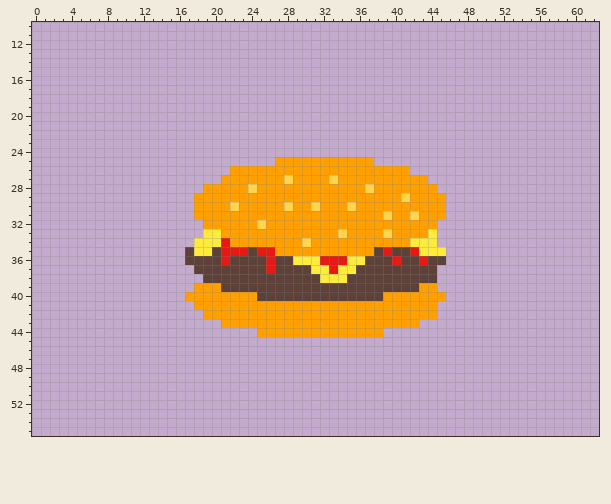
File history of a pixel-art file, Sprite Source Files/Objects/Brown_Cheeseburger_x64.ase. Above is the file before it was changed.
64x64 pixels, 1 frame. Shown: x 0..62, y 10..55.
The same view after the edit:
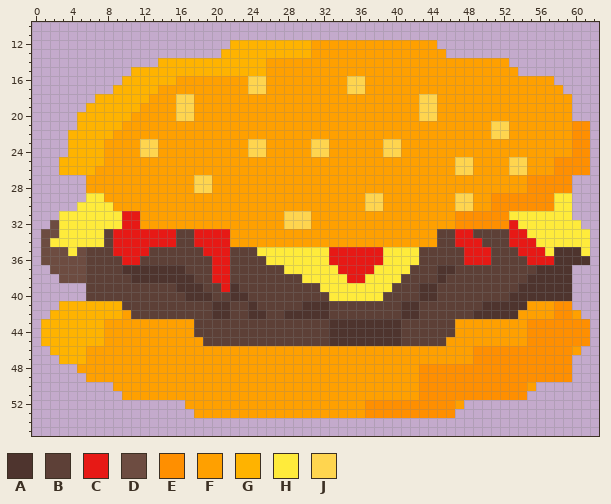
Palette (. is transparent): A #4e342e  B #5d4037  C #e71915  D #6d4c41  E #ff8f00  F #ffa000  G #ffb300  H #ffeb3b  J #ffd54f
The exact change:
y 12: x 22..44 ....................... -> GGGGGGGGGFFFFFFFFFFFFFF
y 13: x 21..45 ......................... -> GGGGGGGGGGFFFFFFFFFFFFFFF
y 14: x 14..52 ....................................... -> GGGGGGGGGGGGFFFFFFFFFFFFFFFFFFFFFFFFFFF
y 15: x 11..53 ........................................... -> GGGGGGGGGGGGGGGFFFFFFFFFFFFFFFFFFFFFFFFFFFF
y 16: x 10..57 ................................................ -> GGGGGGFFFFFFFFJJFFFFFFFFFJJFFFFFFFFFFFFFFFFFFFFF
y 17: x 9..58 .................................................. -> GGGGGFFFFFFFFFFJJFFFFFFFFFJJFFFFFFFFFFFFFFFFFFFFFF
y 18: x 7..59 ..................................................... -> GGGGGGFFFJJFFFFFFFFFFFFFFFFFFFFFFFFFJJFFFFFFFFFFFFFFF
y 19: x 6..59 ...................................................... -> GGGGGGFFFFJJFFFFFFFFFFFFFFFFFFFFFFFFFJJFFFFFFFFFFFFFFF
y 20: x 5..59 ....................................................... -> GGGGGGFFFFFJJFFFFFFFFFFFFFFFFFFFFFFFFFJJFFFFFFFFFFFFFFF
y 21: x 5..61 ......................................................... -> GGGGGFFFFFFFFFFFFFFFFFFFFFFFFFFFFFFFFFFFFFFFFFJJFFFFFFFEE
y 22: x 4..61 .......................................................... -> GGGGGFFFFFFFFFFFFFFFFFFFFFFFFFFFFFFFFFFFFFFFFFFJJFFFFFFFEE
y 23..24: x 4..61 .......................................................... -> GGGGFFFFJJFFFFFFFFFFJJFFFFFJJFFFFFFJJFFFFFFFFFFFFFFFFFFFEE
y 25: x 3..26 ........................ -> GGGGGFFFFFFFFFFFFFFFFFFF; x 38..61 ........................ -> FFFFFFFFFJJFFFFJJFFFEEEE
y 26: x 3..21 ................... -> GGGGFFFFFFFFFFFFFFF; x 42..61 .................... -> FFFFFJJFFFFJJFFFEEEE
y 27: x 6..20 ............... -> FFFFFFFFFFFFJJF; x 28 J -> F; x 33 J -> F; x 44..59 ................ -> FFFFFFFFFFFEEEEE
y 28: x 6..19 .............F -> FFFFFFFFFFFFJJ; x 24 J -> F; x 37 J -> F; x 45..59 ............... -> FFFFFFFFFFEEEEE
y 29: x 6..17 ............ -> HHFFFFFFFFFF; x 37..38 FF -> JJ; x 41 J -> F; x 46..59 .............. -> FJJFFEEEEEEEHH
y 30: x 5..17 ............. -> HHHHFFFFFFFFF; x 22 J -> F; x 28 J -> F; x 31 J -> F; x 35 J -> F; x 37..38 FF -> JJ; x 46..59 .............. -> FJJFFEEEEEEEHH
y 31: x 3..17 ............... -> HHHHHHHCCFFFFFF; x 28..30 FFF -> JJJ; x 39 J -> F; x 42 J -> F; x 46..59 .............. -> FEEEEEEHHHHHHH
y 32: x 2..18 ................. -> DHHHHHHHCCFFFFFFF; x 25 J -> F; x 28..30 FFF -> JJJ; x 45..60 ................ -> FFEEEEEECHHHHHHH
y 33: x 1..21 ..................HHF -> DDHHHHHBCCCCCCCBBCCCC; x 34 J -> F; x 39 J -> F; x 44..61 H................. -> FBBCCBBBBCCHHHHHHH
y 34: x 1..20 .................HHH -> DHHHHHHBCCCCCCCBBCCC; x 30 J -> F; x 42..61 HHH................. -> FFFBBCCCBBBCCCHHHHHH
y 35: x 1..16 ................ -> DDDHDBBBCCCCBBBB; x 18..20 HHB -> BCC; x 22..23 CC -> BB; x 25..61 CCFFFFFFFFFFFBCBBCHHH................ -> HHHHHHHHCCCCCCHHHHBBBBBCCCBBBCCCHAAAH
y 36: x 1..16 ................ -> DDDDDBBBBCCBBBBB; x 20 B -> C; x 26..28 CBB -> HHH; x 32 C -> H; x 35..43 HHBBBCBBC -> CCCCHHHHB; x 46..61 ................ -> BBCCCBBBBCCCAAAA
y 37: x 2..17 ................ -> DDDDBBBBAAAAAAAB; x 20..21 BB -> CC; x 26 C -> B; x 28..30 BBB -> HHH; x 33..41 CHHBBBBBB -> HCCCCHHHH; x 45..59 ............... -> AABBBBBBBBBAAAA
y 38: x 3..18 ................ -> DDDBBBBBAAAAAAAB; x 20..21 BB -> CC; x 30..31 BB -> HH; x 35..40 BBBBBB -> CCHHHH; x 45..59 ............... -> ABBBBBBBBBAAAAA
y 39: x 6..22 ............FFFBB -> BBBBBBBBBBAAABBCA; x 32..39 BBBBBBBB -> HHHHHHHH; x 43..59 FF............... -> AABBBBBBBBBAAAAAA
y 40: x 6..24 ...........FFFFFFFF -> BBBBBBBBBBBAAABBAAB; x 33..59 BBBBBBFFFFFFF.............. -> HHHHHHBBBBAABBBBBBBBAAAAAAA
y 41: x 3..59 ...............FFFFFFFFFFFFFFFFFFFFFFFFFFF............... -> GGGGGGGBBBBBBBBBBAABBABBBBBAAABBBBBBBBAABBBBBBBAAAAAFFFEE
y 42: x 2..60 .................FFFFFFFFFFFFFFFFFFFFFFFFFF................ -> GGGGGGGGFBBBBBBBBBAABBAABBAAAAABBBBBBBBAABBBBBBAAAAAFFFFEEF
y 43: x 1..61 ....................FFFFFFFFFFFFFFFFFFFFFF................... -> GGGGGGGFFFFFFFFFFBBBBBBBBBBBBBBBAAAAAAAABBBBBBFFFFFFFFEEEEEEE
y 44: x 1..61 ........................FFFFFFFFFFFFFF....................... -> GGGGGGGFFFFFFFFFFBBBBBBBBBBBBBBBAAAAAAAABBBBBBFFFFFFFFEEEEEEE
y 45: x 1..61 ............................................................. -> GGGGGGGFFFFFFFFFFFBBBBBBBBBBBBBBAAAAAAAABBBBBFFFFFFFFFEEEEEEE
y 46: x 2..60 ........................................................... -> GGGGFFFFFFFFFFFFFFFFFFFFFFFFFFFFFFFFFFFFFFFFFFFEEEEEEEEEEEF
y 47: x 3..59 ......................................................... -> GGGFFFFFFFFFFFFFFFFFFFFFFFFFFFFFFFFFFFFFFFFFFFEEEEEEEEEEE
y 48: x 5..59 ....................................................... -> FFFFFFFFFFFFFFFFFFFFFFFFFFFFFFFFFFFFFFEEEEEEEEEEEEEEEEE
y 49: x 6..59 ...................................................... -> FFFFFFFFFFFFFFFFFFFFFFFFFFFFFFFFFFFFFEEEEEEEEEEEEEEEEE
y 50: x 9..55 ............................................... -> FFFFFFFFFFFFFFFFFFFFFFFFFFFFFFFFFFEEEEEEEEEEEEF
y 51: x 10..54 ............................................. -> FFFFFFFFFFFFFFFFFFFFFFFFFFFFFFFFFEEEEEEEEEEEE
y 52: x 17..47 ............................... -> FFFFFFFFFFFFFFFFFFFFEEEEEEEEEEF
y 53: x 18..46 ............................. -> FFFFFFFFFFFFFFFFFFFEEEEEEEEEE
Pixel boxes of the changes (left, top, right, bottom) in both pictures:
changed: (41, 40, 590, 418)
